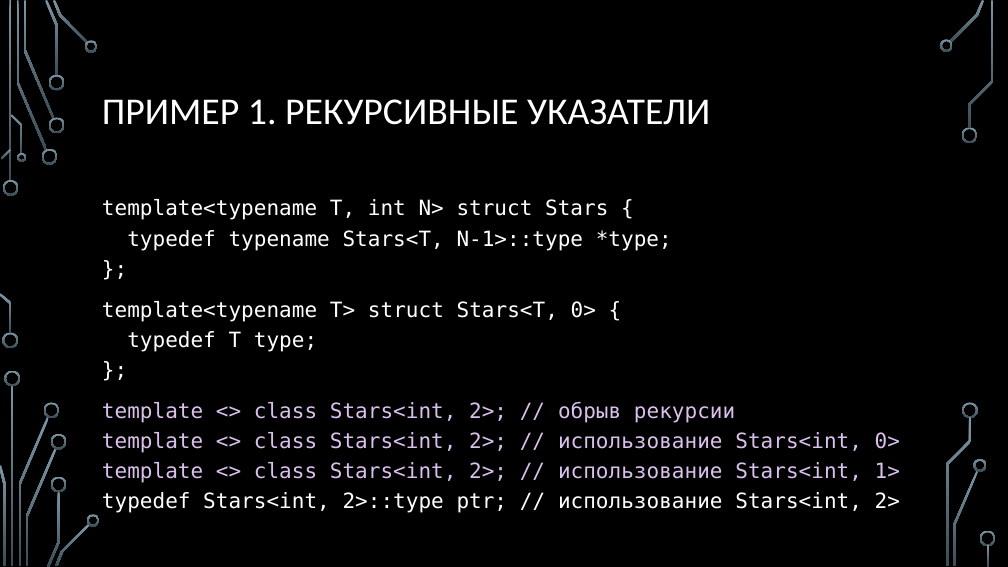
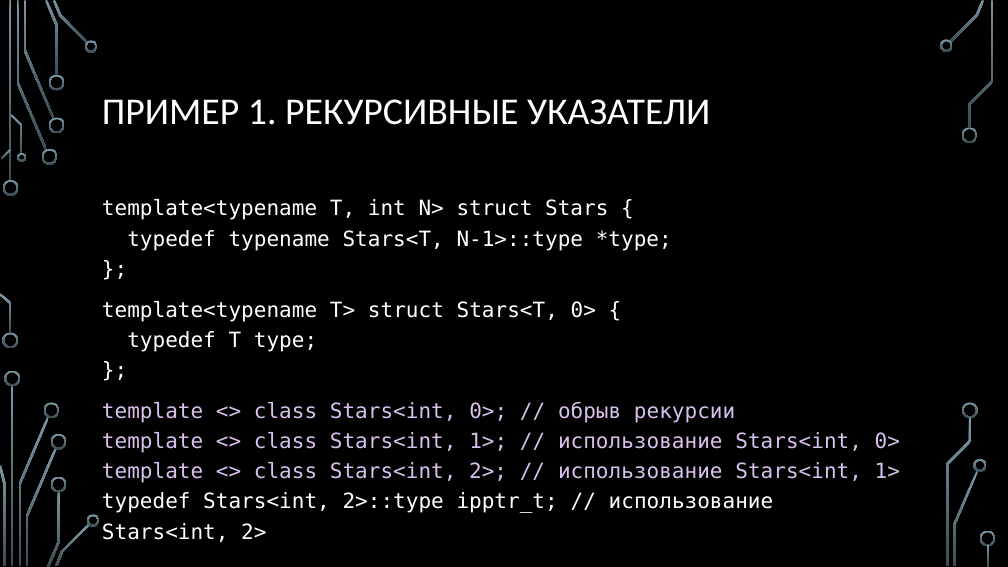
Before and after one commit to MIPT-ILab/cpp-lects-rus, a slide deck: slide 25 of slides/lec2-8-sfinae.pptx (slide 29 before the commit). Drawn at 1008x567 pixels with LibreOffice and Linux fonts; fonts in the diff are those of the drawing; background and template pictures are left out. Boxes give left, top, right and bottom in pixels: in the first picture for what was removed or moved away, otherwise in the second. Text is boxed around its words. In the diff, an @@ line names an element or a change of style, - is before the commit and + after.

```diff
--- a/slides/lec2-8-sfinae.pptx
+++ b/slides/lec2-8-sfinae.pptx
@@ text at <box>102,401,900,542</box>: text changed @@
-template <> class Stars<int, 2>; // обрыв рекурсии
-template <> class Stars<int, 2>; // использование Stars<int, 0>
-template <> class Stars<int, 2>; // использование Stars<int, 1>
-typedef Stars<int, 2>::type ptr; // использование Stars<int, 2>
+template <> class Stars<int, 0>; // обрыв рекурсии
+template <> class Stars<int, 1>; // использование Stars<int, 0>
+template <> class Stars<int, 2>; // использование Stars<int, 1>
+typedef Stars<int, 2>::type ipptr_t; // использование Stars<int, 2>
```
Also in this commit, not shown: 21 other slides changed, 7 slides added, 12 other files.
